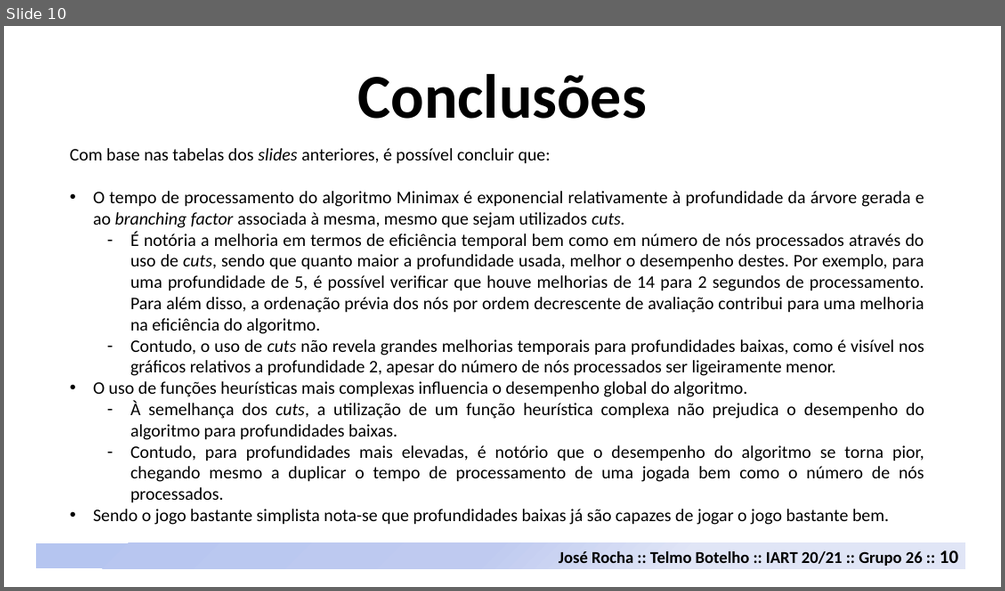
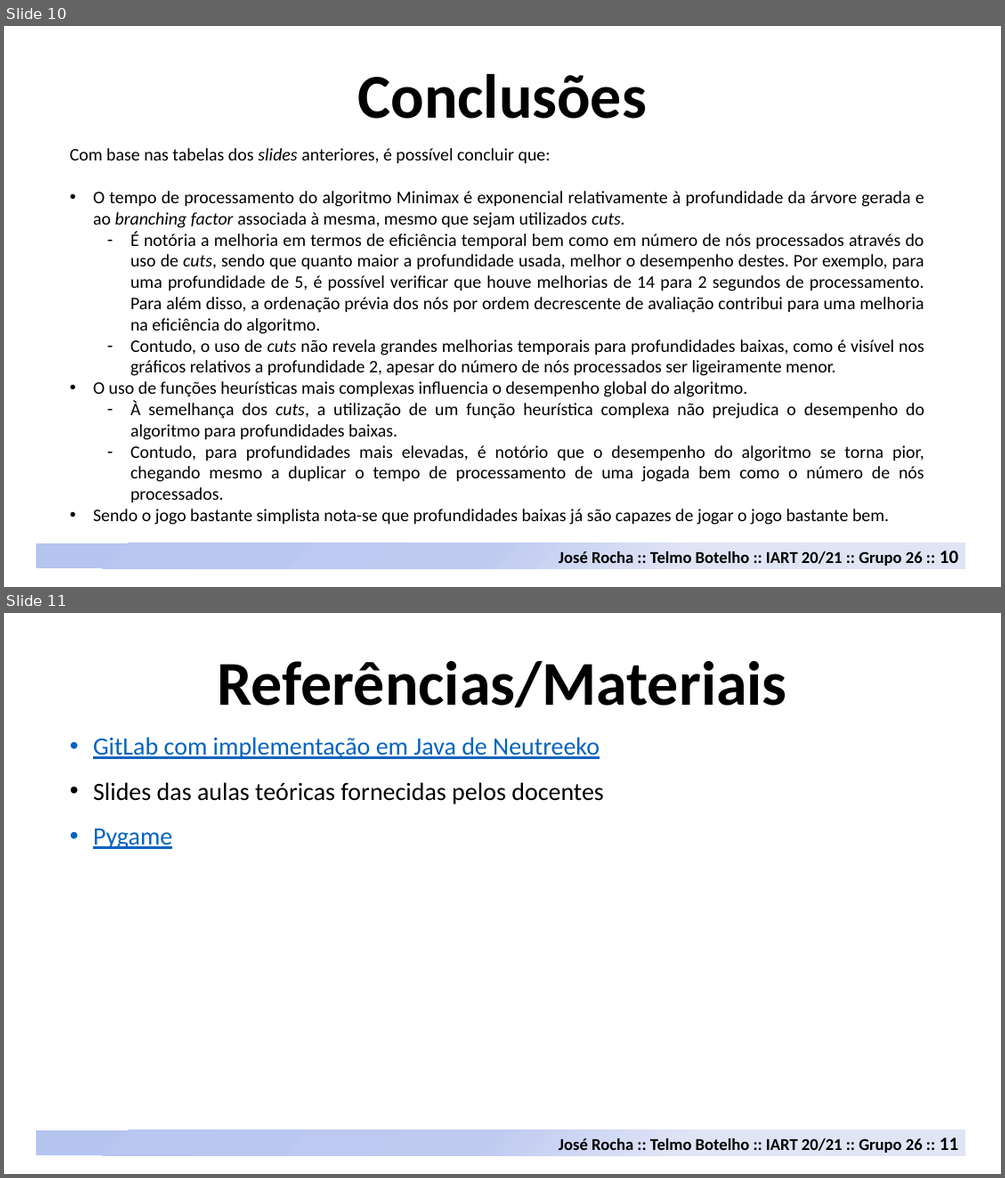
Before and after one commit to davidrocha9/FEUP-IART, a slide deck: Proj1/doc/Neutreeko.pptx. Shown one above the other, each under a label of ours: slide 10 before the commit, slides 10 and 11 after it. The pictures are 1005x591 and 1005x1178 pixels, drawn with LibreOffice and Linux fonts; fonts in the diff are those of the drawing. Boxes give left, top, right and bottom in pixels: in the first picture for what was removed or moved away, otherwise in the second. Text is boxed around its words. In the diff, an @@ line names an element or a change of style, - is before the commit and + after.

```diff
--- a/Proj1/doc/Neutreeko.pptx
+++ b/Proj1/doc/Neutreeko.pptx
@@ slide 11 added at (x1=4, y1=613, x2=1001, y2=1174), background #FFFFFF @@
@@ text added at (x1=218, y1=661, x2=787, y2=708), 60 pt, text #000000, bold @@
+Referências/Materiais
@@ text added at (x1=93, y1=737, x2=604, y2=849), 24 pt, text #0563C1, underline @@
+• GitLab com implementação em Java de Neutreeko
+• Slides das aulas teóricas fornecidas pelos docentes
+• Pygame
@@ rectangle added at (x1=36, y1=1130, x2=966, y2=1155), fill gradient #B6C4F0 to #C0CBF0 to #E0E5F7 @@
@@ text added at (x1=558, y1=1137, x2=958, y2=1152), 16 pt, text #000000, bold @@
+José Rocha :: Telmo Botelho :: IART 20/21 :: Grupo 26 :: 11
```
Also in this commit, not shown: 3 slides changed.
